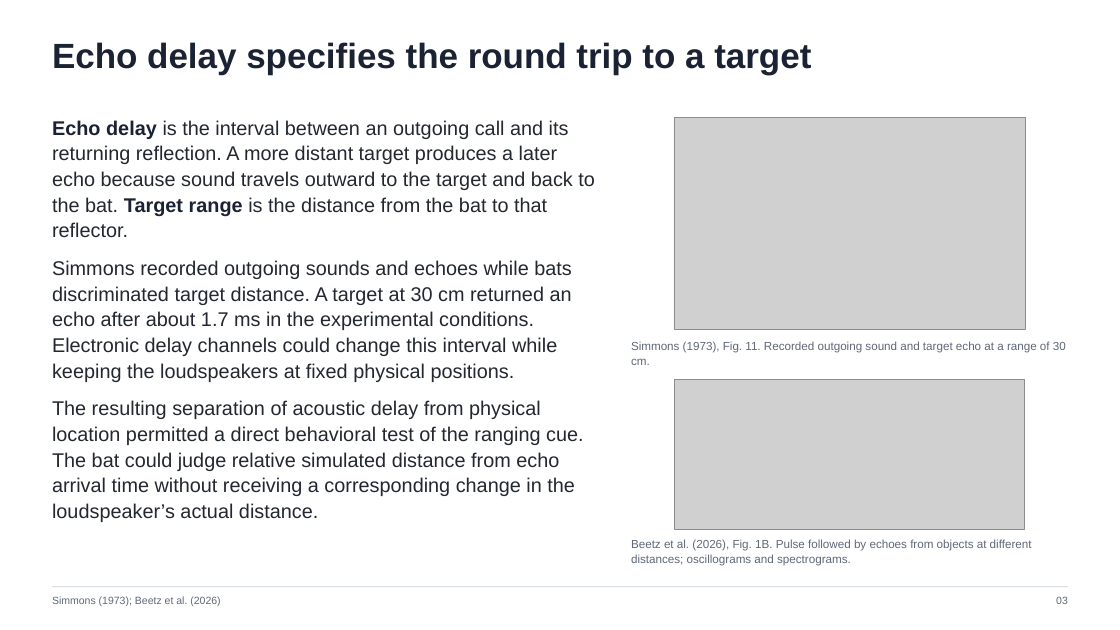
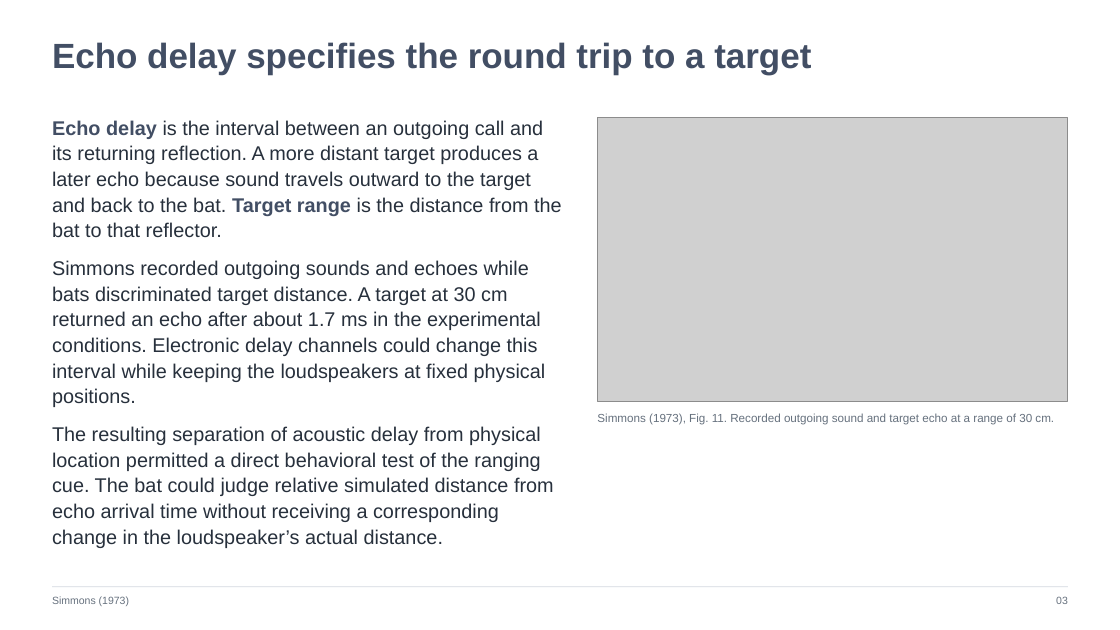
Before and after one commit to jordanxxlopez/NEUROETHOLOGY, a slide deck: slide 3 of lectures/L17/Neuroethology_Lecture17_FA2026.pptx. Drawn at 1120x630 pixels with LibreOffice and Linux fonts; fonts in the diff are those of the drawing; grey boxes stand for pictures. Boxes give left, top, right and bottom in pixels: in the first picture for what was removed or moved away, otherwise in the second. Text is boxed around its words. In the diff, an @@ line names an element or a change of style, - is before the commit and + after.

Commit message:
Rebuild Lecture 17 with 44 article figure slides and two-column layout

```diff
--- a/lectures/L17/Neuroethology_Lecture17_FA2026.pptx
+++ b/lectures/L17/Neuroethology_Lecture17_FA2026.pptx
@@ text "Echo delay specifies the round ..." at <box>52,42,811,75</box>: text colour #1B2233 to #424E64 @@
@@ text "Echo delay is the interval ..." at <box>52,120,562,548</box>: text colour #1B2233 to #424E64 in "Echo delay Target range"; text colour #23272F to #27303C @@
@@ picture: place and size @@
-picture at <box>674,118,1025,329</box>
+picture at <box>597,118,1068,402</box>
@@ picture removed at <box>675,380,1025,529</box> @@
@@ text "Simmons (1973), Fig. 11. Recorded ...": place and size @@
-text "Simmons (1973), Fig. 11. Recorded ..." at <box>631,341,1066,365</box>
+text "Simmons (1973), Fig. 11. Recorded ..." at <box>597,413,1054,425</box>
@@ text "Simmons (1973), Fig. 11. Recorded ..." at <box>597,413,1054,425</box>: text colour #5F6878 to #66717E @@
@@ text removed at <box>631,539,1032,566</box> @@
-Beetz et al. (2026), Fig. 1B. Pulse followed by echoes from objects at different distances; oscillograms and spectrograms.
@@ text at <box>52,596,129,606</box>: text changed; text colour #5F6878 to #66717E @@
-Simmons (1973); Beetz et al. (2026)
+Simmons (1973)
```
Also in this commit, not shown: 45 other slides changed, 13 other files.
